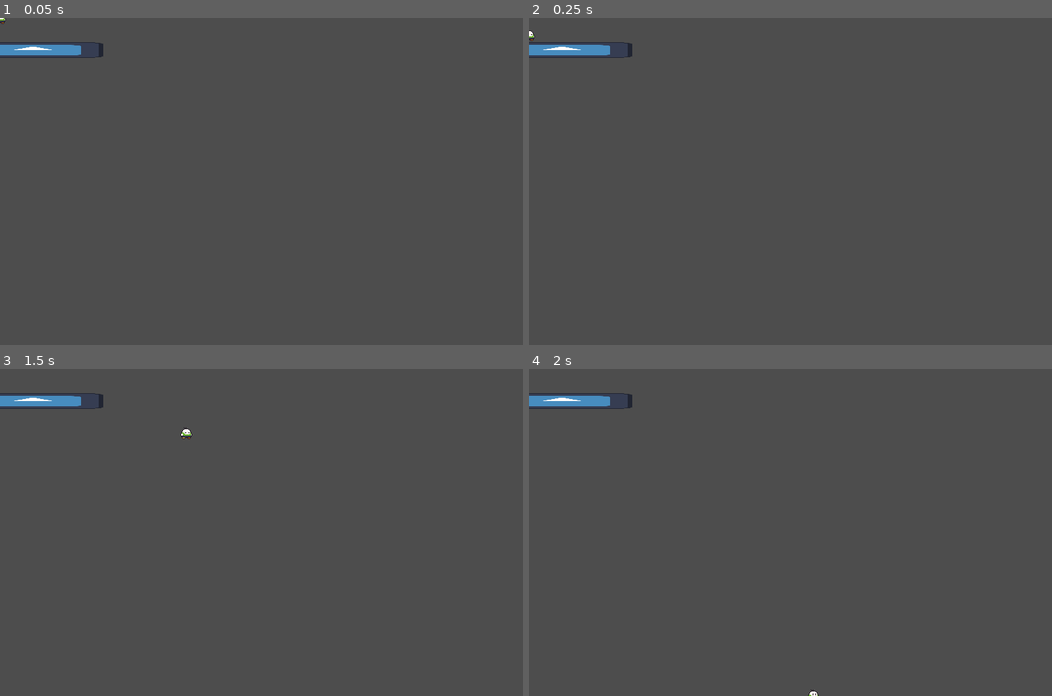
Above: before the commit, frames 1-4 (two rows, left to right).
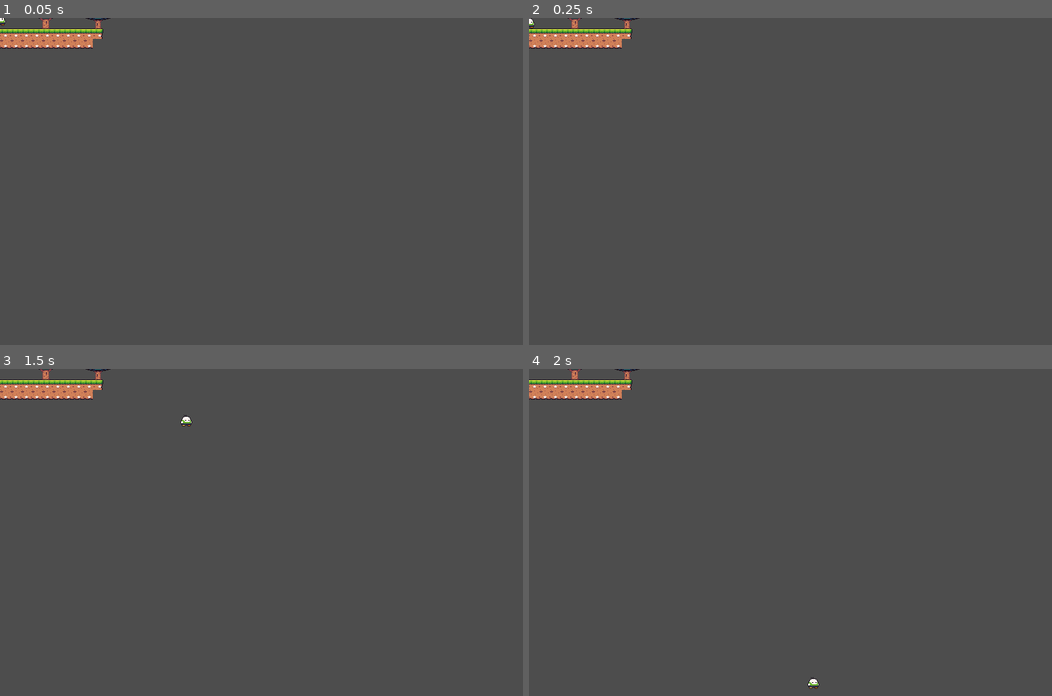
Above: after the commit, the same moments.

Repository: gabrielmqc/fucking-aliens-raw
Game: Godot game, scene res://world_01.tscn
Two runs of this game, one before a commit and one after it. Both use one fixed random seed, a clock stepped at 60 frames per second and the inputs below. The engine's default icon, where the game draws it, is replaced by a stand-in: a white triangle on a blue panel in a dark square.
Inputs:
- Up to frame 1 (0.05 s): no input
- Up to frame 2 (0.25 s): no input
- Up to frame 3 (1.5 s): tap Enter (ui_accept) at 0.5, 0.6, 0.77, 1.07, 1.25, 1.35 s; hold Right (ui_right) from 0.53 s (still down)
- Up to frame 4 (2 s): keep holding Right (ui_right); tap Enter (ui_accept) at 1.52, 1.82 s

The runs differ from the first frame. In frame 1, 1.7% of the frame differs, in the area x 0-22%, y 0-13%; in frame 2, 1.7%; in frame 3, 1.7%, in the area x 0-37%, y 0-22%; in frame 4, 1.7%.

Commit message:
feat: adding terrain

Diff:
--- a/player.gd
+++ b/scripts/player.gd
@@ -2,7 +2,7 @@
 
 
 const SPEED = 300.0
-const JUMP_VELOCITY = -400.0
+const JUMP_FORCE = -400.0
 
 
 func _physics_process(delta: float) -> void:
@@ -12,7 +12,7 @@
 
 	# Handle jump.
 	if Input.is_action_just_pressed("ui_accept") and is_on_floor():
-		velocity.y = JUMP_VELOCITY
+		velocity.y = JUMP_FORCE
 
 	# Get the input direction and handle the movement/deceleration.
 	# As good practice, you should replace UI actions with custom gameplay actions.
--- a/world_01.tscn
+++ b/world_01.tscn
@@ -1,8 +1,118 @@
-[gd_scene load_steps=9 format=3 uid="uid://bes4ic323glv0"]
+[gd_scene load_steps=24 format=3 uid="uid://bes4ic323glv0"]
 
 [ext_resource type="Texture2D" uid="uid://c3tljwkkfritr" path="res://assets/Sprite Pack 2/2 - Mr. Mochi/Idle (32 x 32).png" id="1_58wi8"]
-[ext_resource type="Script" uid="uid://x5ol7223sawk" path="res://player.gd" id="1_ovq2m"]
+[ext_resource type="Script" uid="uid://x5ol7223sawk" path="res://scripts/player.gd" id="1_ovq2m"]
+[ext_resource type="Texture2D" uid="uid://blp33wcx8mwbi" path="res://assets/Seasonal Tilesets/1 - Grassland/Terrain (16 x 16).png" id="1_vtwh1"]
+[ext_resource type="Texture2D" uid="uid://dck1qtf1hchbo" path="res://assets/Seasonal Tilesets/1 - Grassland/Grassland_entities (16 x 16).png" id="2_eebbl"]
+[ext_resource type="Texture2D" uid="uid://d6cdeebv6mp1" path="res://assets/Sprite Pack 2/2 - Mr. Mochi/Jumping (32 x 32).png" id="3_0yxgj"]
+[ext_resource type="Texture2D" uid="uid://cg1k0ejnn5qkv" path="res://assets/Sprite Pack 2/2 - Mr. Mochi/Running (32 x 32).png" id="3_c3k7x"]
 [ext_resource type="Texture2D" uid="uid://dh6j53vvsbtln" path="res://icon.svg" id="3_cujcs"]
+
+[sub_resource type="TileMapPattern" id="TileMapPattern_vtwh1"]
+tile_data = PackedInt32Array(0, 65537, 1)
+
+[sub_resource type="TileMapPattern" id="TileMapPattern_eebbl"]
+tile_data = PackedInt32Array(0, 327681, 1)
+
+[sub_resource type="TileMapPattern" id="TileMapPattern_8rwgp"]
+tile_data = PackedInt32Array(0, 589825, 1)
+
+[sub_resource type="TileSetAtlasSource" id="TileSetAtlasSource_8rwgp"]
+texture = ExtResource("1_vtwh1")
+3:1/0 = 0
+3:1/0/physics_layer_0/polygon_0/points = PackedVector2Array(-8, -8, 8, -8, 8, 8, -8, 8)
+4:1/0 = 0
+4:1/0/physics_layer_0/polygon_0/points = PackedVector2Array(-8, -8, 8, -8, 8, 8, -8, 8)
+5:1/0 = 0
+5:1/0/physics_layer_0/polygon_0/points = PackedVector2Array(-8, -8, 8, -8, 8, 8, -8, 8)
+11:1/0 = 0
+3:2/0 = 0
+3:2/0/physics_layer_0/polygon_0/points = PackedVector2Array(-8, -8, 8, -8, 8, 8, -8, 8)
+4:2/0 = 0
+4:2/0/physics_layer_0/polygon_0/points = PackedVector2Array(-8, -8, 8, -8, 8, 8, -8, 8)
+5:2/0 = 0
+5:2/0/physics_layer_0/polygon_0/points = PackedVector2Array(-8, -8, 8, -8, 8, 8, -8, 8)
+11:2/0 = 0
+1:3/0 = 0
+1:3/0/physics_layer_0/polygon_0/points = PackedVector2Array(-8, -8, 8, -8, 8, 8, -8, 8)
+2:3/0 = 0
+2:3/0/physics_layer_0/polygon_0/points = PackedVector2Array(-8, -8, 8, -8, 8, 8, -8, 8)
+3:3/0 = 0
+3:3/0/physics_layer_0/polygon_0/points = PackedVector2Array(-8, -8, 8, -8, 8, 8, -8, 8)
+4:3/0 = 0
+4:3/0/physics_layer_0/polygon_0/points = PackedVector2Array(-8, -8, 8, -8, 8, 8, -8, 8)
+5:3/0 = 0
+5:3/0/physics_layer_0/polygon_0/points = PackedVector2Array(-8, -8, 8, -8, 8, 8, -8, 8)
+6:3/0 = 0
+6:3/0/physics_layer_0/polygon_0/points = PackedVector2Array(-8, -8, 8, -8, 8, 8, -8, 8)
+7:3/0 = 0
+7:3/0/physics_layer_0/polygon_0/points = PackedVector2Array(-8, -8, 8, -8, 8, 8, -8, 8)
+9:3/0 = 0
+10:3/0 = 0
+11:3/0 = 0
+12:3/0 = 0
+13:3/0 = 0
+15:3/0 = 0
+1:4/0 = 0
+1:4/0/physics_layer_0/polygon_0/points = PackedVector2Array(-8, -8, 8, -8, 8, 8, -8, 8)
+2:4/0 = 0
+2:4/0/physics_layer_0/polygon_0/points = PackedVector2Array(-8, -8, 8, -8, 8, 8, -8, 8)
+3:4/0 = 0
+3:4/0/physics_layer_0/polygon_0/points = PackedVector2Array(-8, -8, 8, -8, 8, 8, -8, 8)
+4:4/0 = 0
+4:4/0/physics_layer_0/polygon_0/points = PackedVector2Array(-8, -8, 8, -8, 8, 8, -8, 8)
+5:4/0 = 0
+5:4/0/physics_layer_0/polygon_0/points = PackedVector2Array(-8, -8, 8, -8, 8, 8, -8, 8)
+6:4/0 = 0
+6:4/0/physics_layer_0/polygon_0/points = PackedVector2Array(-8, -8, 8, -8, 8, 8, -8, 8)
+7:4/0 = 0
+7:4/0/physics_layer_0/polygon_0/points = PackedVector2Array(-8, -8, 8, -8, 8, 8, -8, 8)
+11:4/0 = 0
+3:5/0 = 0
+4:5/0 = 0
+5:5/0 = 0
+11:5/0 = 0
+3:6/0 = 0
+4:6/0 = 0
+5:6/0 = 0
+4:8/0 = 0
+
+[sub_resource type="TileSetAtlasSource" id="TileSetAtlasSource_1qi1b"]
+texture = ExtResource("2_eebbl")
+1:1/size_in_atlas = Vector2i(3, 3)
+1:1/0 = 0
+5:1/size_in_atlas = Vector2i(3, 3)
+5:1/0 = 0
+9:1/size_in_atlas = Vector2i(3, 3)
+9:1/0 = 0
+15:2/0 = 0
+16:2/0 = 0
+17:2/0 = 0
+14:4/0 = 0
+15:4/0 = 0
+16:4/0 = 0
+17:4/0 = 0
+18:4/0 = 0
+1:5/0 = 0
+3:5/0 = 0
+5:5/0 = 0
+6:5/0 = 0
+7:5/0 = 0
+9:5/0 = 0
+10:5/0 = 0
+11:5/0 = 0
+12:5/0 = 0
+14:5/0 = 0
+16:5/0 = 0
+18:5/0 = 0
+
+[sub_resource type="TileSet" id="TileSet_0sqnv"]
+physics_layer_0/collision_layer = 1
+sources/0 = SubResource("TileSetAtlasSource_8rwgp")
+sources/1 = SubResource("TileSetAtlasSource_1qi1b")
+pattern_0 = SubResource("TileMapPattern_vtwh1")
+pattern_1 = SubResource("TileMapPattern_eebbl")
+pattern_2 = SubResource("TileMapPattern_8rwgp")
 
 [sub_resource type="CapsuleShape2D" id="CapsuleShape2D_c3k7x"]
 height = 22.0
@@ -14,6 +124,26 @@
 [sub_resource type="AtlasTexture" id="AtlasTexture_cujcs"]
 atlas = ExtResource("1_58wi8")
 region = Rect2(32, 0, 32, 32)
+
+[sub_resource type="AtlasTexture" id="AtlasTexture_8rwgp"]
+atlas = ExtResource("3_0yxgj")
+region = Rect2(0, 0, 32, 32)
+
+[sub_resource type="AtlasTexture" id="AtlasTexture_0yxgj"]
+atlas = ExtResource("3_c3k7x")
+region = Rect2(0, 0, 32, 32)
+
+[sub_resource type="AtlasTexture" id="AtlasTexture_jclph"]
+atlas = ExtResource("3_c3k7x")
+region = Rect2(32, 0, 32, 32)
+
+[sub_resource type="AtlasTexture" id="AtlasTexture_vtwh1"]
+atlas = ExtResource("3_c3k7x")
+region = Rect2(64, 0, 32, 32)
+
+[sub_resource type="AtlasTexture" id="AtlasTexture_eebbl"]
+atlas = ExtResource("3_c3k7x")
+region = Rect2(96, 0, 32, 32)
 
 [sub_resource type="SpriteFrames" id="SpriteFrames_cujcs"]
 animations = [{
@@ -27,12 +157,46 @@
 "loop": true,
 "name": &"idle",
 "speed": 5.0
+}, {
+"frames": [{
+"duration": 1.0,
+"texture": SubResource("AtlasTexture_8rwgp")
+}],
+"loop": true,
+"name": &"jump",
+"speed": 5.0
+}, {
+"frames": [{
+"duration": 1.0,
+"texture": SubResource("AtlasTexture_0yxgj")
+}, {
+"duration": 1.0,
+"texture": SubResource("AtlasTexture_jclph")
+}, {
+"duration": 1.0,
+"texture": SubResource("AtlasTexture_vtwh1")
+}, {
+"duration": 1.0,
+"texture": SubResource("AtlasTexture_eebbl")
+}],
+"loop": true,
+"name": &"walk",
+"speed": 5.0
 }]
 
 [sub_resource type="RectangleShape2D" id="RectangleShape2D_0yxgj"]
-size = Vector2(213, 20)
+size = Vector2(303, 20)
 
 [node name="World-01" type="Node2D"]
+
+[node name="level" type="TileMap" parent="."]
+position = Vector2(-2, 0)
+tile_set = SubResource("TileSet_0sqnv")
+format = 2
+layer_0/name = "ground"
+layer_0/tile_data = PackedInt32Array(131064, 262144, 1, 131065, 262144, 1, 131066, 262144, 1, 131067, 262144, 1, 131068, 262144, 1, 131069, 262144, 1, 131070, 262144, 1, 131071, 262144, 1, 65536, 262144, 1, 65538, 262144, 1, 65539, 262144, 1, 65540, 262144, 1, 65541, 262144, 1, 65542, 262144, 1, 65543, 262144, 1, 65544, 262144, 1, 196600, 393216, 4, 196601, 393216, 4, 196602, 393216, 4, 196603, 393216, 4, 196604, 393216, 4, 196605, 393216, 4, 196606, 393216, 4, 196607, 393216, 4, 131072, 393216, 4, 131074, 393216, 4, 131075, 393216, 4, 131076, 393216, 4, 131077, 393216, 4, 131078, 393216, 4, 131079, 393216, 4, 131080, 393216, 4, 131063, 196608, 1, 65545, 327680, 1, 65537, 262144, 1, 131073, 393216, 4)
+layer_1/name = "trees"
+layer_1/tile_data = PackedInt32Array(-7, 65537, 1, -65532, 65537, 1, -2, 327681, 1, -65527, 327681, 1)
 
 [node name="player" type="CharacterBody2D" parent="."]
 texture_filter = 1
@@ -42,19 +206,18 @@
 shape = SubResource("CapsuleShape2D_c3k7x")
 
 [node name="AnimatedSprite2D" type="AnimatedSprite2D" parent="player"]
-position = Vector2(0, -8)
+position = Vector2(0, -5)
 sprite_frames = SubResource("SpriteFrames_cujcs")
 animation = &"idle"
 autoplay = "idle"
-frame_progress = 0.120056
 
 [node name="StaticBody2D" type="StaticBody2D" parent="."]
 
 [node name="CollisionShape2D" type="CollisionShape2D" parent="StaticBody2D"]
-position = Vector2(49, 48)
+position = Vector2(-240, 119)
 shape = SubResource("RectangleShape2D_0yxgj")
 
 [node name="Sprite2D" type="Sprite2D" parent="StaticBody2D"]
-position = Vector2(50.5, 49)
+position = Vector2(-150, 218)
 scale = Vector2(1.67969, 0.1875)
 texture = ExtResource("3_cujcs")
Binary file added: assets/Seasonal Tilesets/1 - Grassland/Background parts/1 - Foreground_scenery.png
Not shown, added: assets/Seasonal Tilesets/1 - Grassland/Background parts/1 - Foreground_scenery.png.import
Binary file added: assets/Seasonal Tilesets/1 - Grassland/Background parts/2 - Hills.png
Not shown, added: assets/Seasonal Tilesets/1 - Grassland/Background parts/2 - Hills.png.import
Binary file added: assets/Seasonal Tilesets/1 - Grassland/Background parts/3 - Cloud_cover_1.png
Not shown, added: assets/Seasonal Tilesets/1 - Grassland/Background parts/3 - Cloud_cover_1.png.import
Binary file added: assets/Seasonal Tilesets/1 - Grassland/Background parts/4 - Cloud_cover_2.png
Not shown, added: assets/Seasonal Tilesets/1 - Grassland/Background parts/4 - Cloud_cover_2.png.import
Binary file added: assets/Seasonal Tilesets/1 - Grassland/Background parts/5 - Sky_color.png
Not shown, added: assets/Seasonal Tilesets/1 - Grassland/Background parts/5 - Sky_color.png.import
Binary file added: assets/Seasonal Tilesets/1 - Grassland/Background parts/_Complete_static_BG_(288 x 208).png
Not shown, added: assets/Seasonal Tilesets/1 - Grassland/Background parts/_Complete_static_BG_(288 x 208).png.import
(and 72 more such lines)
